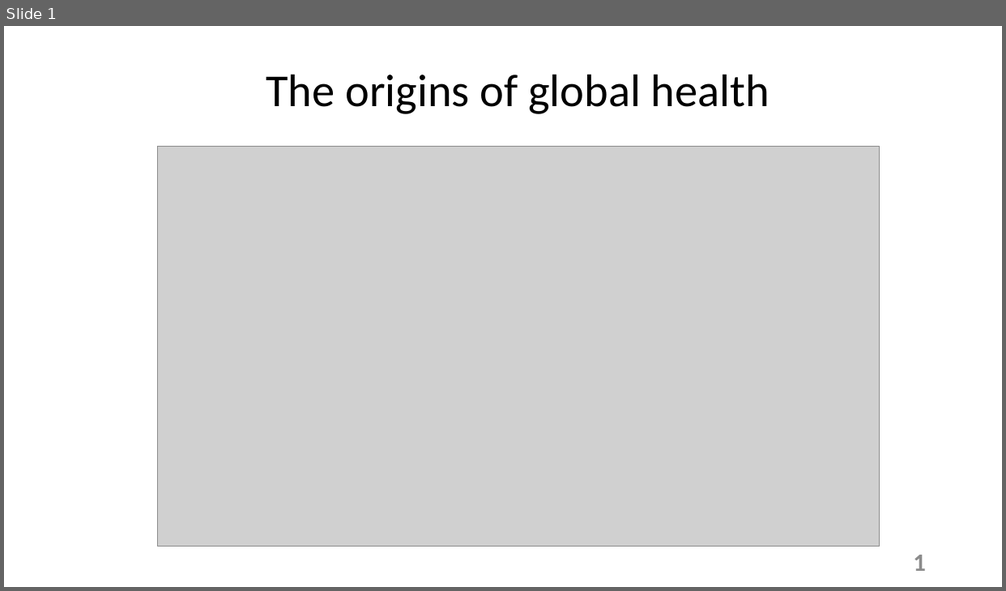
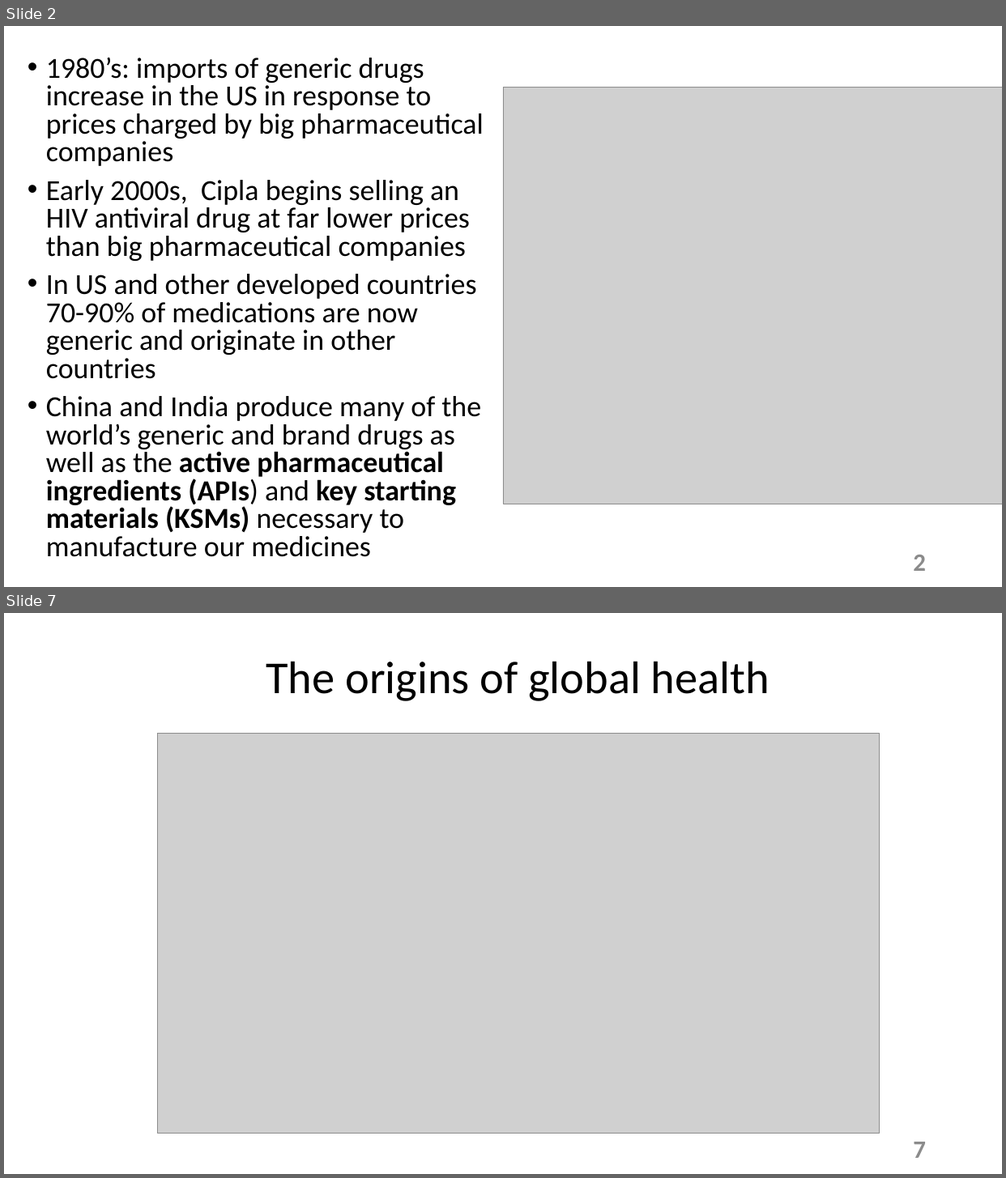
Before and after one commit to tstallins/tstallins.github.io, a slide deck: courses/261/introonline.pptx. Shown one above the other, each under a label of ours: slide 1 before the commit, slides 2 and 7 after it; the slides between them are not shown. The pictures are 1006x591 and 1006x1178 pixels, drawn with LibreOffice and Linux fonts; fonts in the diff are those of the drawing; grey boxes stand for pictures. Boxes give left, top, right and bottom in pixels: in the first picture for what was removed or moved away, otherwise in the second. Text is boxed around its words. In the diff, an @@ line names an element or a change of style, - is before the commit and + after.

```diff
--- a/courses/261/introonline.pptx
+++ b/courses/261/introonline.pptx
@@ slide 2 added at [4,26,1002,587], background #FFFFFF @@
@@ text added at [46,57,483,557], 28 pt, text #000000 @@
+• 1980’s: imports of generic drugs increase in the US in response to prices charged by big pharmaceutical companies
+• Early 2000s, Cipla begins selling an HIV antiviral drug at far lower prices than big pharmaceutical companies
+• In US and other developed countries 70-90% of medications are now generic and originate in other countries
+• China and India produce many of the world’s generic and brand drugs as well as the active pharmaceutical ingredients (APIs) and key starting materials (KSMs) necessary to manufacture our medicines
@@ picture added at [503,88,1002,505] @@
@@ page number added at [913,555,926,571], 24 pt, text #8C8C8C, bold @@
+2
@@ what was slide 1 is now slide 7 @@
@@ page number at [913,1142,926,1158]: text changed @@
-1
+7
```
Also in this commit, not shown: 5 other slides added, 1 other file.
